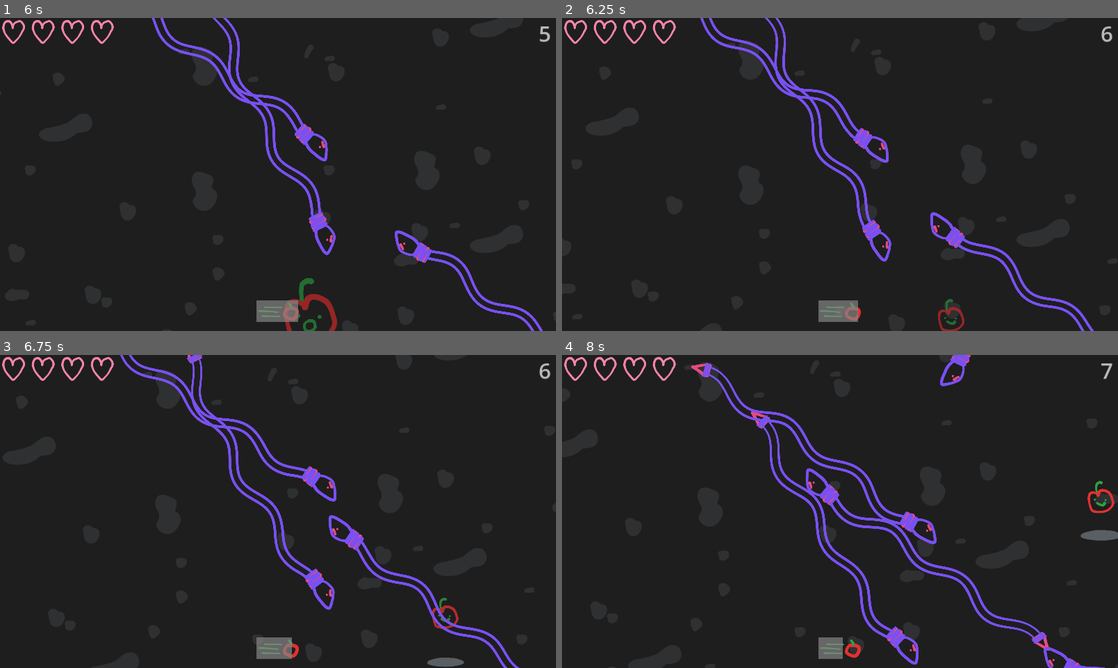
Above: before the commit, frames 1-4 (two rows, left to right).
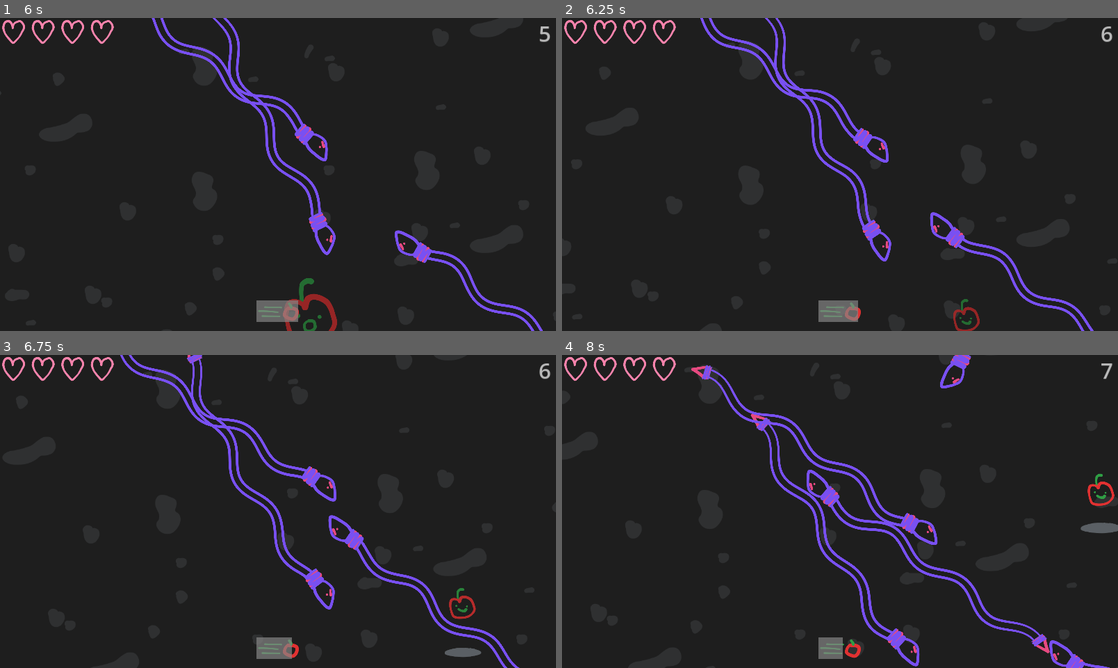
Above: after the commit, the same moments.

Repository: CactiChameleon9/GMTK-2023
Game: Godot game, scene res://Scenes/Main.tscn
The game is run twice, just before and just after one commit, with the same random seed, the same clock (stepped at 60 frames per second) and the same inputs.
Inputs:
- Up to frame 1 (6 s): tap Enter (ui_accept) at 0.5, 0.6, 0.77, 1.07, 1.35, 1.52, 1.82, 2.1, 2.85, 3.02, 3.32, 3.6, 3.77, 4.07, 4.35, 4.52, 4.82, 5.1, 5.85 s; hold Right (ui_right) 0.53-1.28 s; hold Down (ui_down) 1.28-2.03 s; hold Right (ui_right) 2.03-2.78 s; hold Up (ui_up) 2.78-3.53 s; hold Left (ui_left) 3.53-5.03 s; hold Down (ui_down) 5.03-5.78 s; hold Right (ui_right) from 5.78 s (still down)
- Up to frame 2 (6.25 s): keep holding Right (ui_right); tap Enter (ui_accept) at 6.02 s
- Up to frame 3 (6.75 s): tap Enter (ui_accept) at 6.32, 6.6 s; release Right (ui_right) at 6.53 s; hold Up (ui_up) from 6.53 s (still down)
- Up to frame 4 (8 s): tap Enter (ui_accept) at 6.77, 7.07, 7.35, 7.52, 7.82 s; release Up (ui_up) at 7.28 s; hold Right (ui_right) from 7.28 s (still down)

Frame 1 is identical in both runs. In frame 2, 0.7% of the frame differs, in the area x 24-96%, y 0-100%; in frame 3, 0.9%; in frame 4, 4.7%, in the area x 23-100%, y 0-100%.

Commit message:
Don't disable collision, disable die() instead

Diff:
--- a/Nodes/Character.gd
+++ b/Nodes/Character.gd
@@ -29,6 +29,7 @@
 
 var _can_dash: bool = true
 var _dashing: bool = false
+var _can_take_damage: bool = true
 
 func _ready():
 	live_changed.emit(lives)
@@ -111,7 +112,7 @@
 		_can_dash = false
 
 		# Disable collisions
-		_collision_shape.disabled = true
+		_can_take_damage = false
 
 		# Tween transparency
 		var tween := create_tween() \
@@ -131,7 +132,7 @@
 
 func _damage_immunity(hurt: bool = false):
 		# Disable collisions
-		_collision_shape.set_deferred("disabled", true)
+		_can_take_damage = false
 
 		if hurt: _character_sprite.texture = hurt_sprite
 
@@ -150,7 +151,7 @@
 		if hurt: _character_sprite.texture = normal_sprite
 
 		# Enable collisions
-		_collision_shape.set_deferred("disabled", false)
+		_can_take_damage = true
 
 
 func _enable_dash():
@@ -158,11 +159,19 @@
 
 
 func die():
+	# Return if cannot take damage
+	if not _can_take_damage:
+		return
+
+	# Reduce lives and emit lives changed signal
 	lives -= 1
 	live_changed.emit(lives)
 
+	# Emit death signal and change texture if dead
 	if lives <= 0:
 		death.emit()
 		_character_sprite.texture = dead_sprite
+
+	# Otherwise grant immunity
 	else:
 		_damage_immunity(true)
